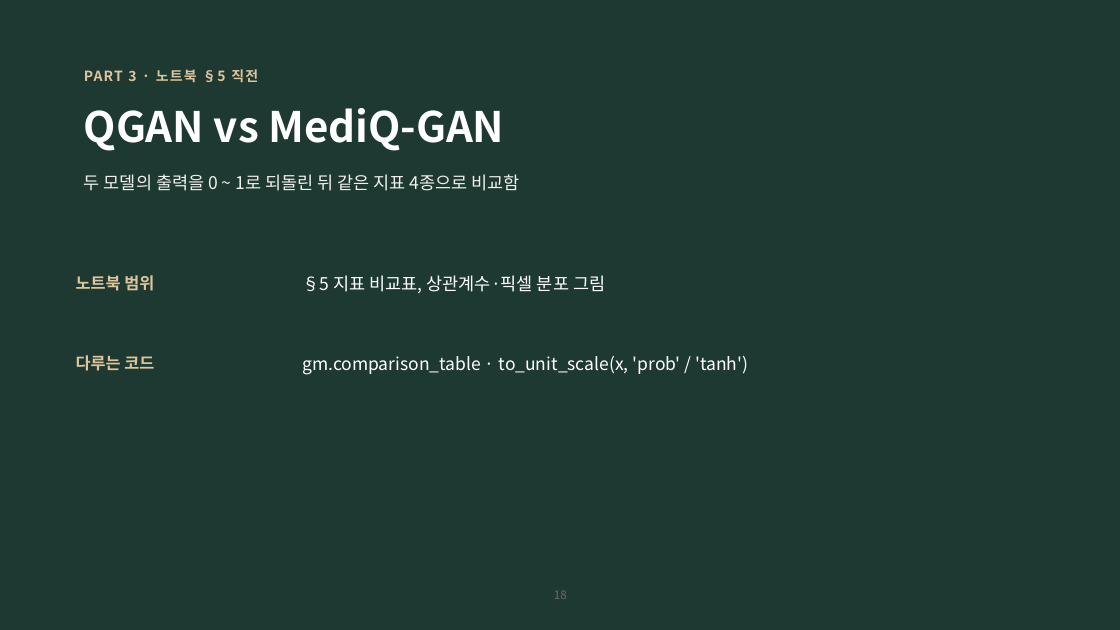
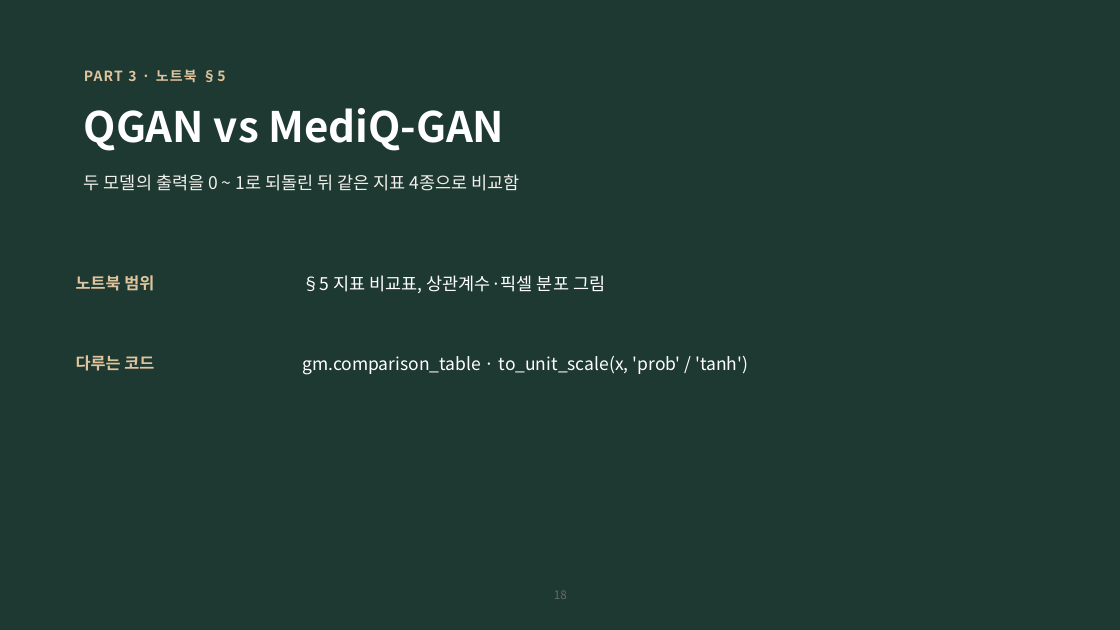
Before and after one commit to hyunhp/skin_disease_qml, a slide deck: slide 18 of practice/day3_slides/day3_practice_slides.pptx. Drawn at 1120x630 pixels with LibreOffice and Linux fonts; fonts in the diff are those of the drawing. Boxes give left, top, right and bottom in pixels: in the first picture for what was removed or moved away, otherwise in the second. Text is boxed around its words. In the diff, an @@ line names an element or a change of style, - is before the commit and + after.

```diff
--- a/practice/day3_slides/day3_practice_slides.pptx
+++ b/practice/day3_slides/day3_practice_slides.pptx
@@ text at [84, 69, 225, 83]: text changed @@
-PART 3 · 노트북 §5 직전
+PART 3 · 노트북 §5
```
Also in this commit, not shown: 6 other slides changed, 1 slide added, 2 slides removed, 10 other files.
